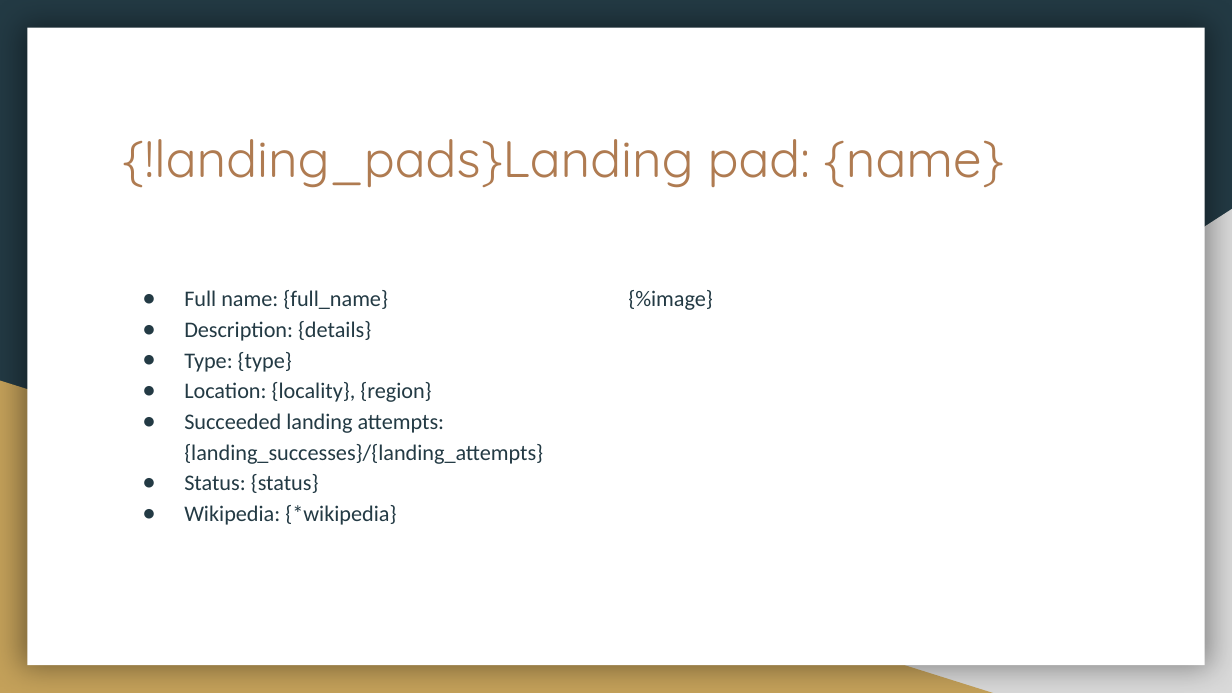
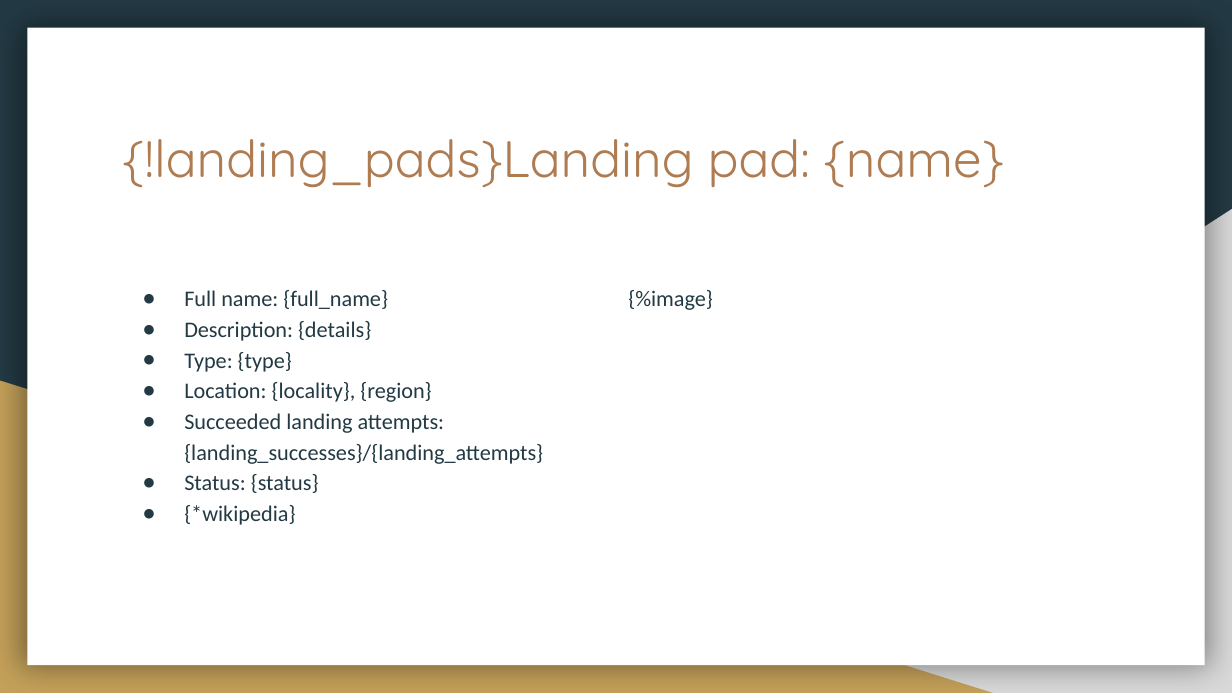
Before and after one commit to United-Codes/cloudofficeprint-python, a slide deck: slide 11 of spacex_example/spacex_template.pptx. Drawn at 1232x693 pixels with LibreOffice and Linux fonts; fonts in the diff are those of the drawing. Boxes give left, top, right and bottom in pixels: in the first picture for what was removed or moved away, otherwise in the second. Text is boxed around its words. In the diff, an @@ line names an element or a change of style, - is before the commit and + after.

Commit message:
add hyperlinks for websites and wikipedia

```diff
--- a/spacex_example/spacex_template.pptx
+++ b/spacex_example/spacex_template.pptx
@@ text at (x1=184, y1=505, x2=295, y2=525): text changed @@
-● Wikipedia: {*wikipedia}
+● {*wikipedia}
```
Also in this commit, not shown: 5 other slides changed, 2 other files.
